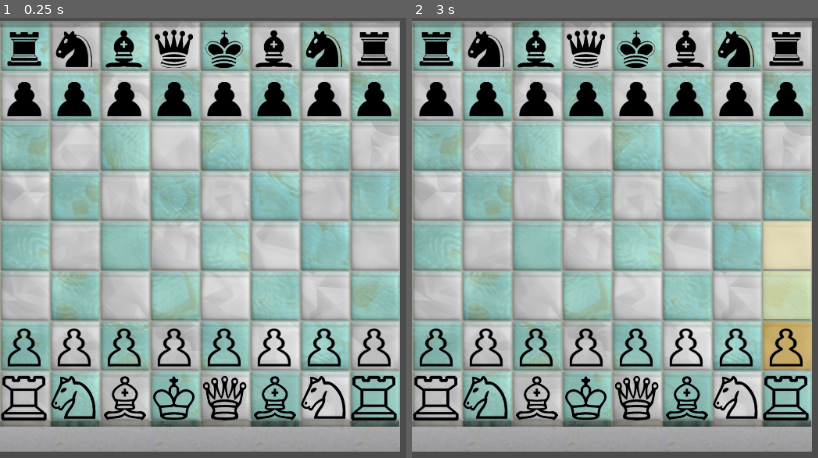
Above: before the commit, frames 1-2 (left to right).
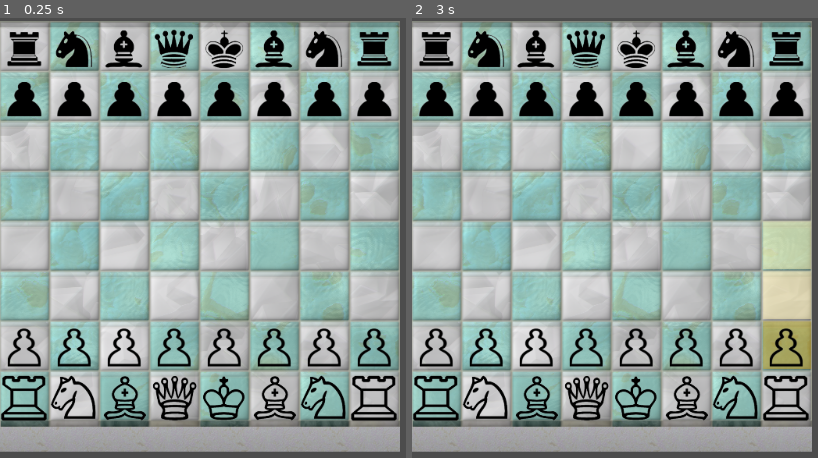
Above: after the commit, the same moments.

Repository: reidhaegele/chessieboi
Game: Godot game, scene res://Chess2d.tscn
Same seed, same stepped clock (60 frames per second), same inputs: the game is played once before the commit and once after it.
Inputs (mouse positions are in pixels of both pictures, inside the frame that each line leads up to):
- Up to frame 1 (0.25 s): no input
- Up to frame 2 (3 s): tap Enter at 0.5, 2 s; move the mouse to (outside the picture) at 0.52 s; click (outside the picture) at 0.67 s; tap Space at 1.25, 2.75 s; move the mouse to (651, 277) at 1.27 s; click (651, 277) at 1.42 s; move the mouse to (outside the picture) at 2.02 s; click (outside the picture) at 2.17 s; move the mouse to (773, 343) at 2.77 s; click (773, 343) at 2.92 s

The runs differ from the first frame. In frame 1, 75% of the frame differs, in the area x 0-99%, y 0-97%; in frame 2, 73%.

Commit message:
invert board, fix piece setup

Diff:
--- a/Chessboard.gd
+++ b/Chessboard.gd
@@ -9,7 +9,7 @@
 	"        ",
 	"        ",
 	"PPPPPPPP",
-	"RNBKQBNR"
+	"RNBQKBNR"
 ]
 
 # Resource containing the chess piece sprites
Binary file changed: Glass and Marble 512x552.png
